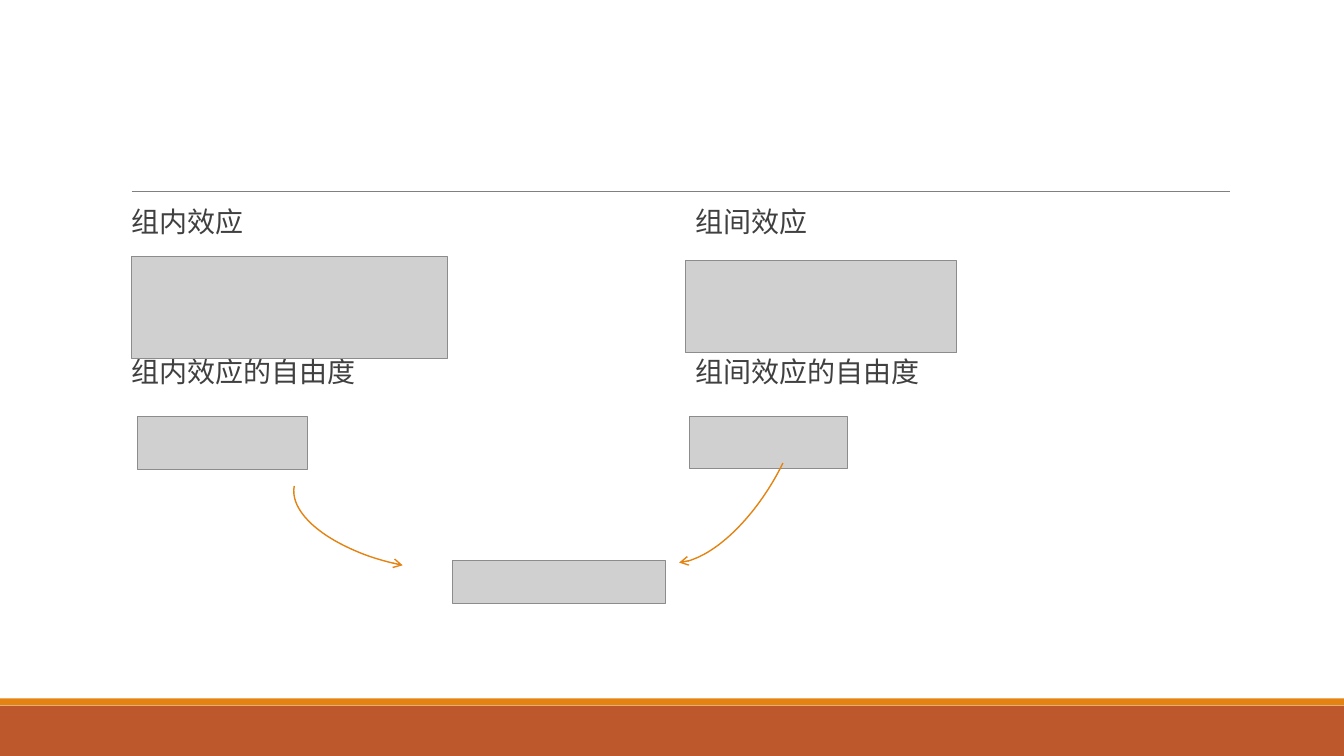
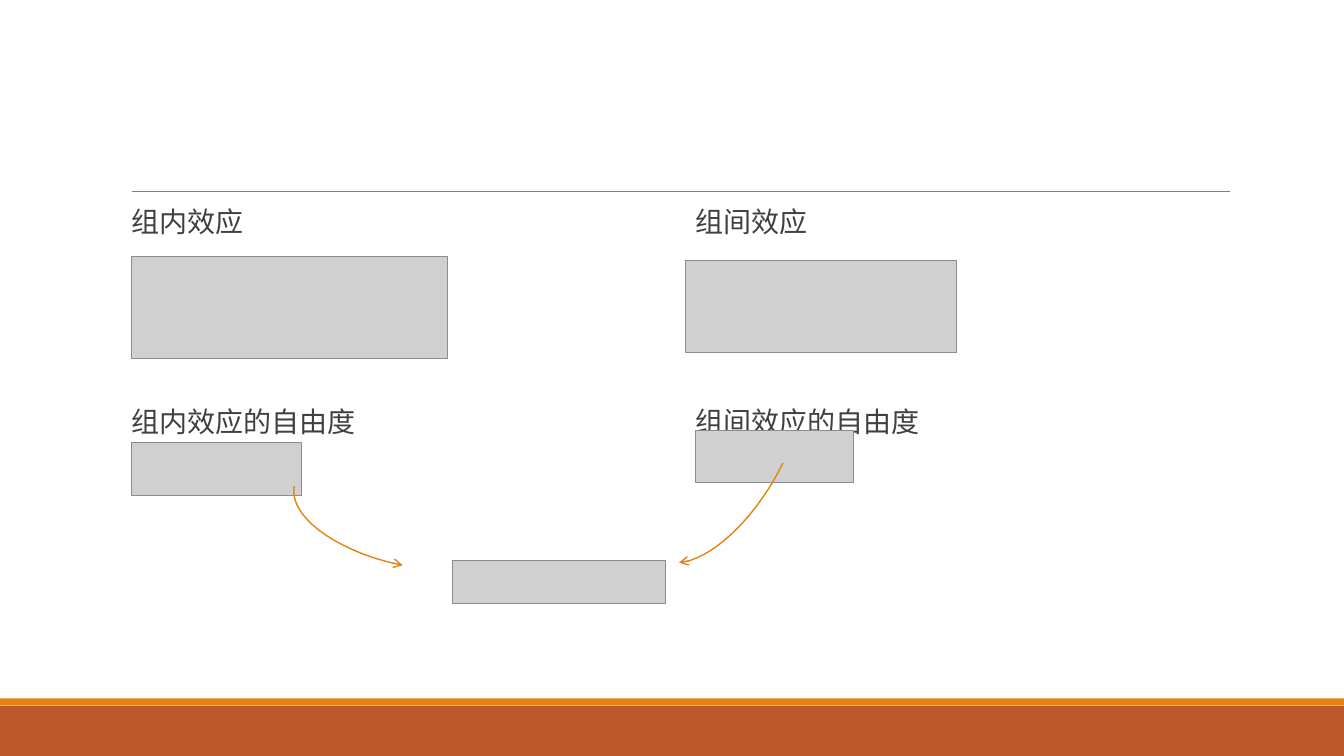
Before and after one commit to exoplanetX/DataAnalytics, a slide deck: slide 19 of 数据分析-4-非参数分析.pptx (slide 18 before the commit). Drawn at 1344x756 pixels with LibreOffice and Linux fonts; fonts in the diff are those of the drawing; grey boxes stand for pictures. Boxes give left, top, right and bottom in pixels: in the first picture for what was removed or moved away, otherwise in the second. Text is boxed around its words. In the diff, an @@ line names an element or a change of style, - is before the commit and + after.

```diff
--- a/数据分析-4-非参数分析.pptx
+++ b/数据分析-4-非参数分析.pptx
@@ text "组内效应" rewrapped from (131, 208, 355, 385) to (131, 208, 355, 435) @@
@@ text "组间效应" rewrapped from (696, 208, 920, 385) to (696, 208, 920, 440) @@
@@ picture: place and size @@
-picture at (137, 416, 308, 469)
+picture at (132, 443, 302, 495)
@@ picture: place and size @@
-picture at (690, 416, 848, 468)
+picture at (696, 431, 854, 482)
```
Also in this commit, not shown: 4 other slides changed, 1 slide added.
